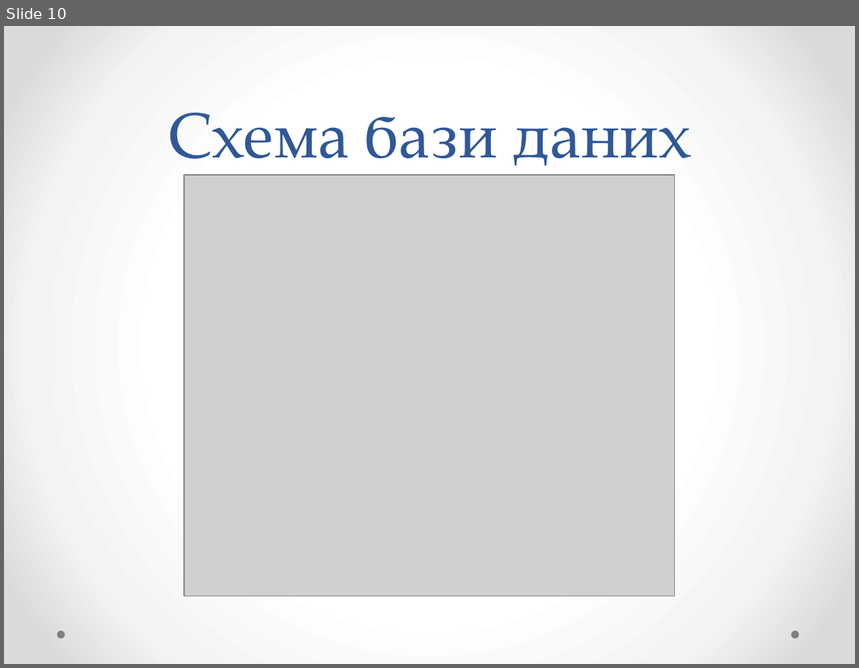
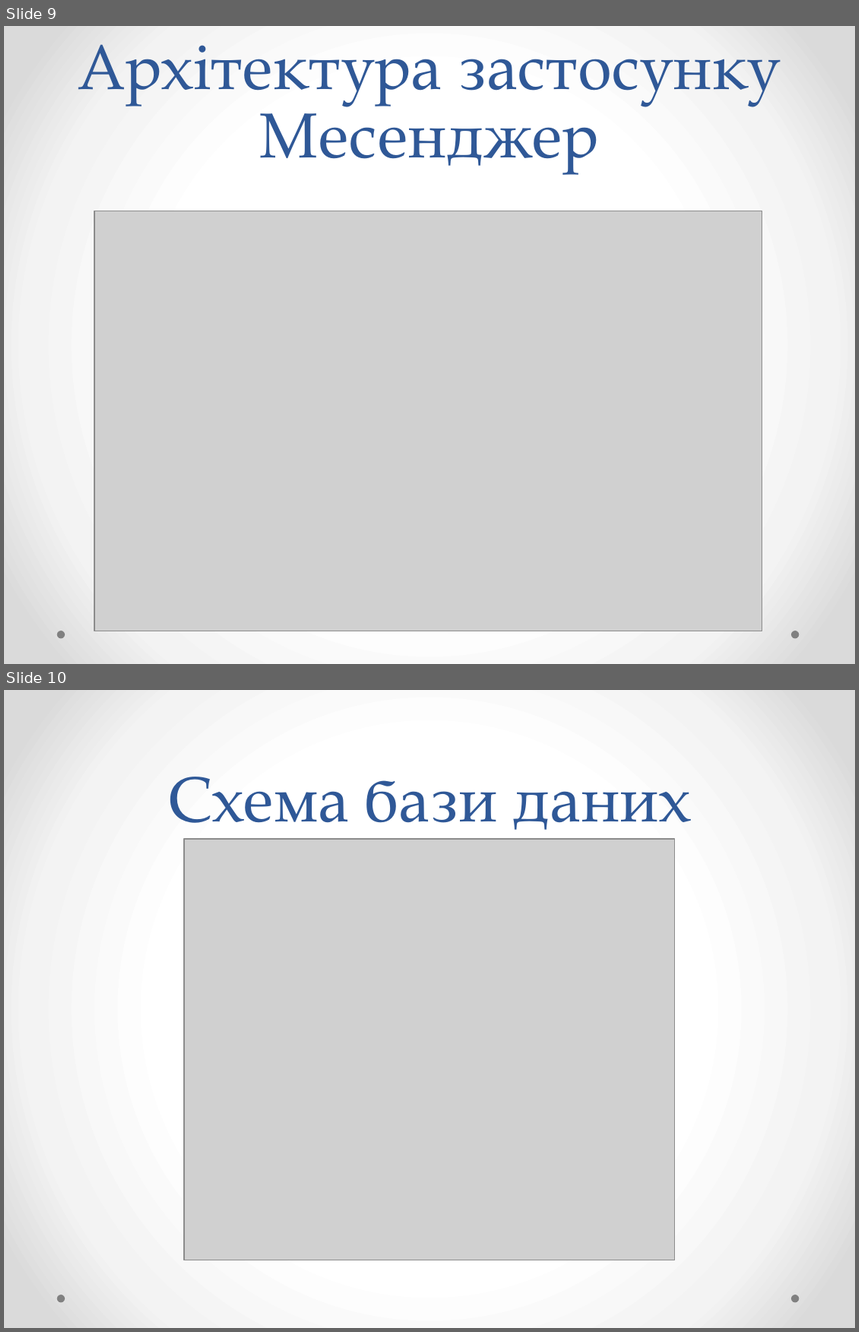
Before and after one commit to YaroslavGozak/University, a slide deck: Диплом/Розробка застосунку Месенджер.pptx. Shown one above the other, each under a label of ours: slide 10 before the commit, slides 9 and 10 after it. The pictures are 859x668 and 859x1332 pixels, drawn with LibreOffice and Linux fonts; fonts in the diff are those of the drawing; grey boxes stand for pictures. Boxes give left, top, right and bottom in pixels: in the first picture for what was removed or moved away, otherwise in the second. Text is boxed around its words. In the diff, an @@ line names an element or a change of style, - is before the commit and + after.

```diff
--- a/Диплом/Розробка застосунку Месенджер.pptx
+++ b/Диплом/Розробка застосунку Месенджер.pptx
@@ slide 9 added at (4, 26, 855, 664), background gradient #FFFFFF to #F4F4F4 to #DADADA; not listed: 2 template elements that a slide beside it also shows @@
@@ title added at (78, 44, 781, 173), 54 pt, text #2F5897 @@
+Архітектура застосунку Месенджер
@@ picture added at (94, 211, 762, 632) @@
```
Also in this commit, not shown: 3 slides changed, 6 other slides added, 8 slides removed, 5 other files.
